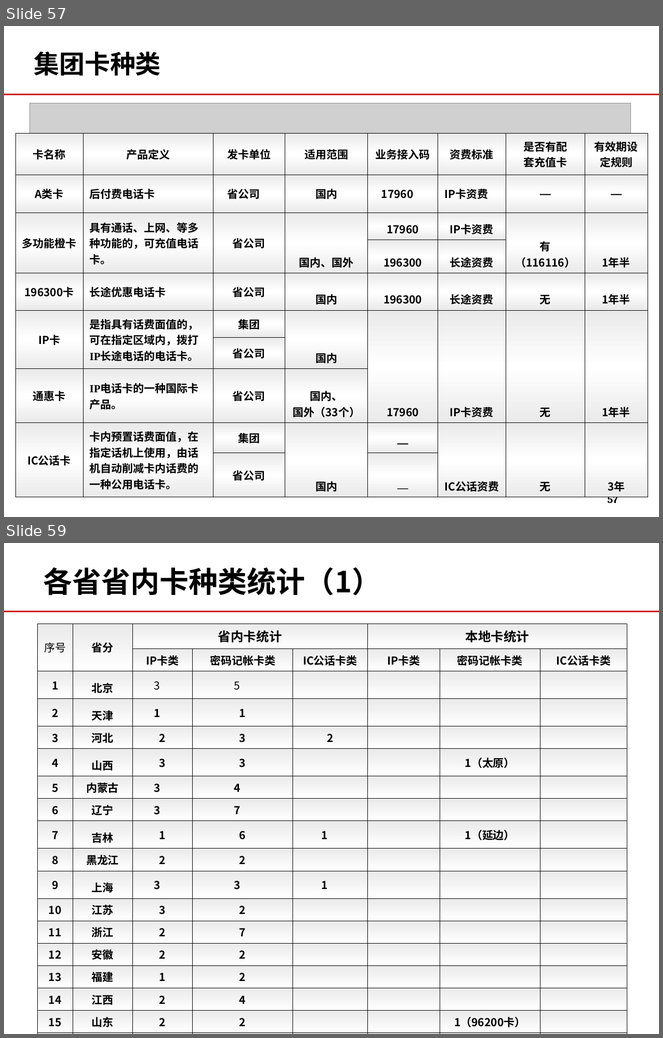
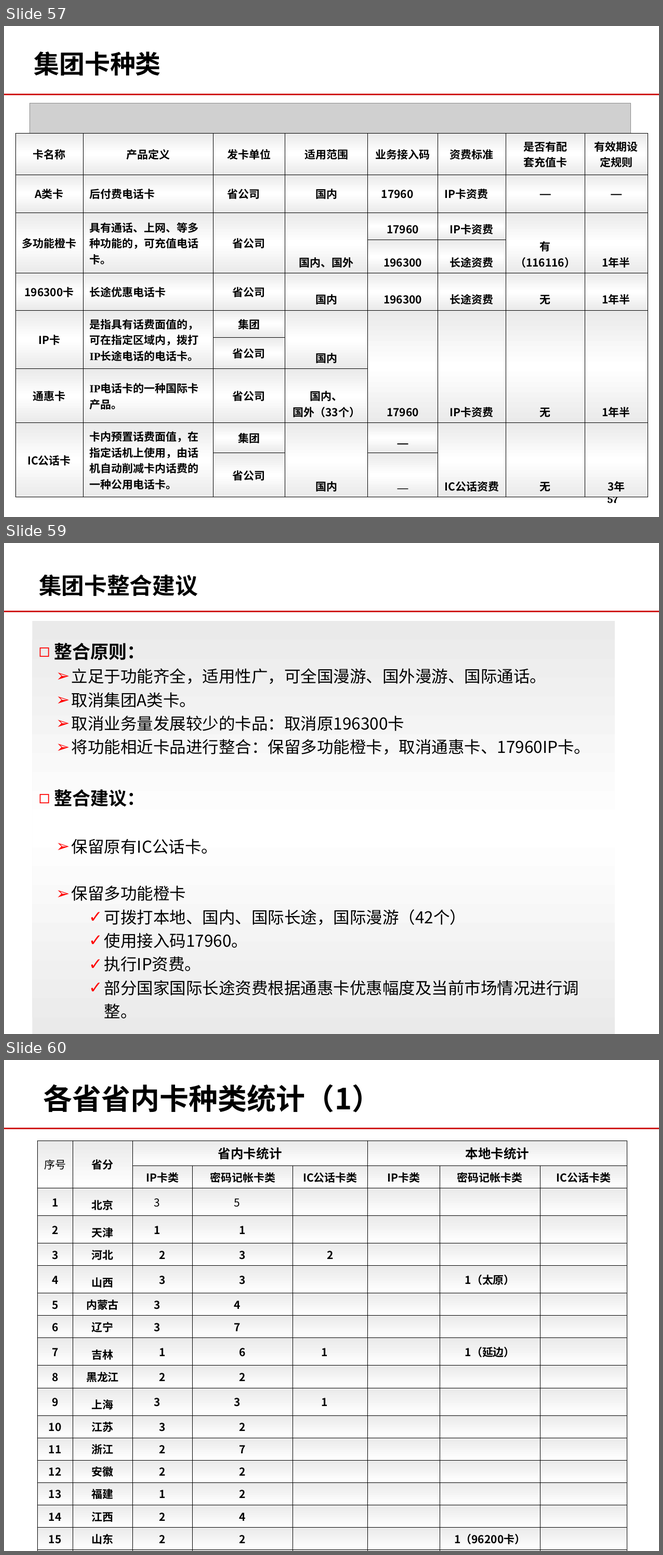
Before and after one commit to momo1101/unicardsrch, a slide deck: 软课题文本/软课题-中国联通电信卡业务及策略研究.ppt. Shown one above the other, each under a label of ours: slides 57 and 59 before the commit, slides 57, 59 and 60 after it; the slides between them are not shown. The pictures are 663x1038 and 663x1555 pixels, drawn with LibreOffice and Linux fonts; fonts in the diff are those of the drawing; grey boxes stand for pictures; background and template pictures are left out. Boxes give left, top, right and bottom in pixels: in the first picture for what was removed or moved away, otherwise in the second. Text is boxed around its words. In the diff, an @@ line names an element or a change of style, - is before the commit and + after.

```diff
--- a/软课题文本/软课题-中国联通电信卡业务及策略研究.ppt
+++ b/软课题文本/软课题-中国联通电信卡业务及策略研究.ppt
@@ slide 59 added at [4, 543, 659, 1034], background #FFFFFF; not listed: 1 template element that a slide beside it also shows @@
@@ title added at [39, 574, 198, 597], 25 pt, text #000000, bold @@
+集团卡整合建议
@@ rectangle added at [32, 621, 616, 1034], fill gradient #EAEAEA to #FFFFFF, 18 pt, text #000000 @@
+◻ 整合原则：
+  ➢ 立足于功能齐全，适用性广，可全国漫游、国外漫游、国际通话。
+  ➢ 取消集团A类卡。
+  ➢ 取消业务量发展较少的卡品：取消原196300卡
+  ➢ 将功能相近卡品进行整合：保留多功能橙卡，取消通惠卡、17960IP卡。
+◻ 整合建议：
+  ➢ 保留原有IC公话卡。
+  ➢ 保留多功能橙卡
+    ✓ 可拨打本地、国内、国际长途，国际漫游（42个）
+    ✓ 使用接入码17960。
+    ✓ 执行IP资费。
+    ✓ 部分国家国际长途资费根据通惠卡优惠幅度及当前市场情况进行调整。
@@ what was slide 59 is now slide 60 @@
```
Also in this commit, not shown: 6 slides changed, 4 other slides added, 1 slide removed.
